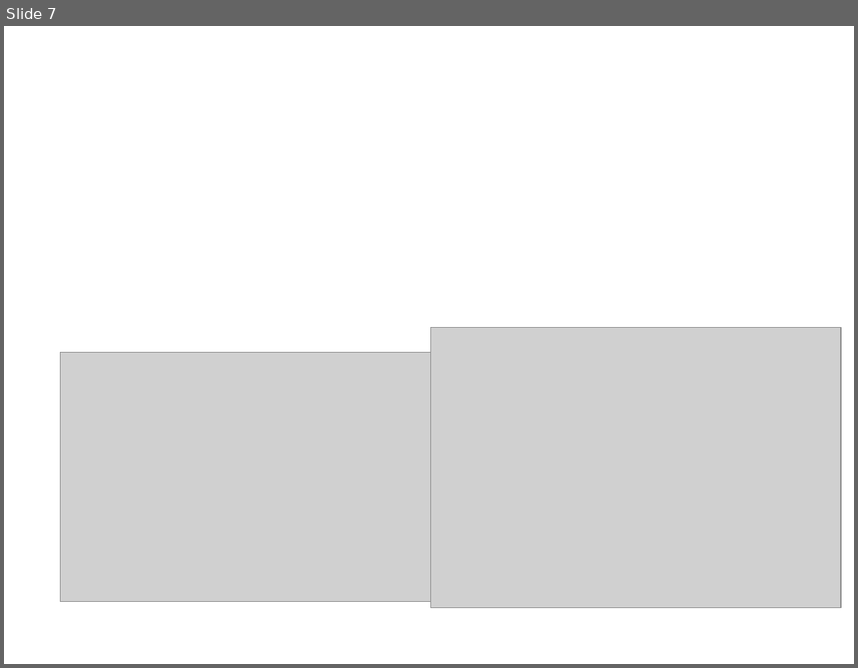
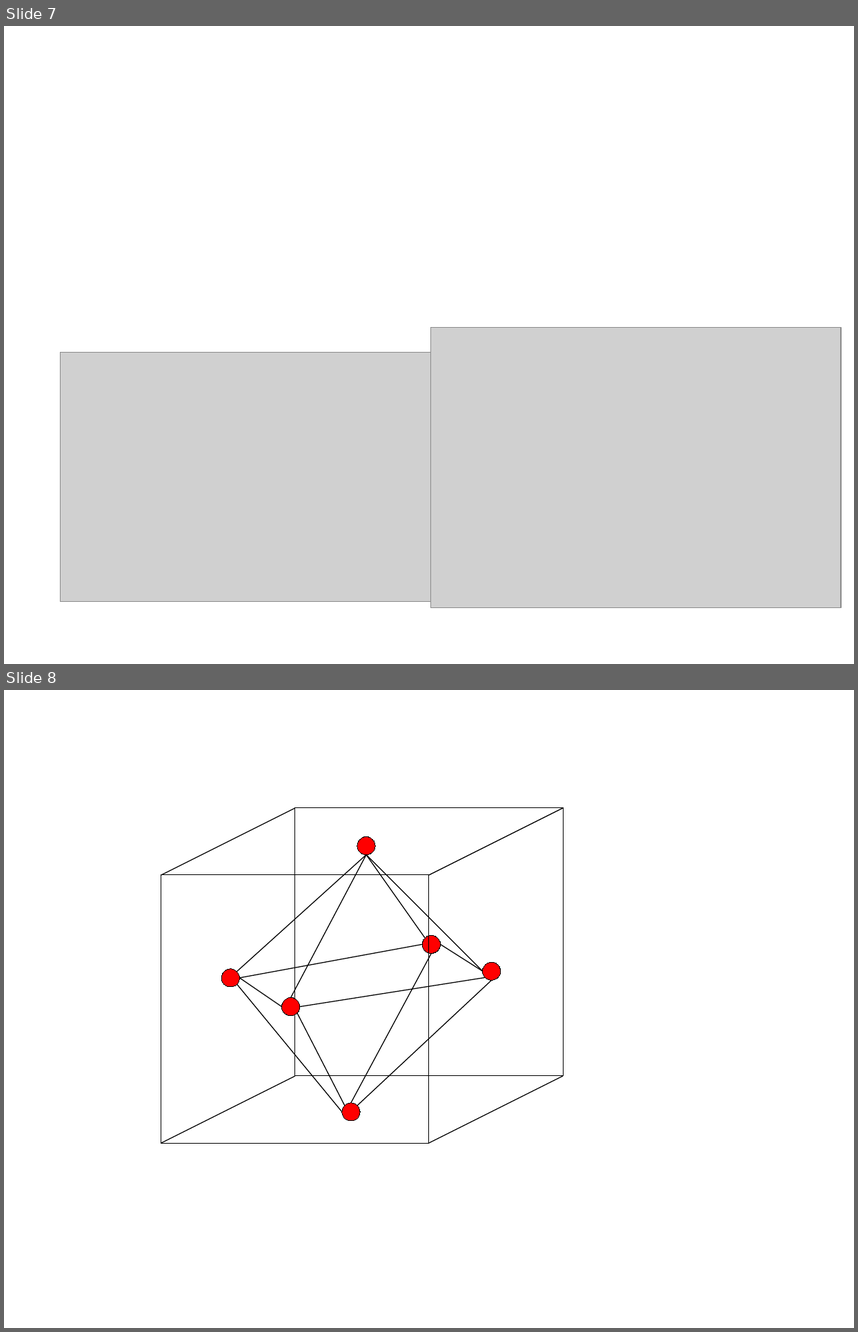
Before and after one commit to kaityo256/zenn-content, a slide deck: articles/legendre_dual/fig.pptx. Shown one above the other, each under a label of ours: slide 7 before the commit, slides 7 and 8 after it. The pictures are 858x668 and 858x1332 pixels, drawn with LibreOffice and Linux fonts; fonts in the diff are those of the drawing; grey boxes stand for pictures. Boxes give left, top, right and bottom in pixels: in the first picture for what was removed or moved away, otherwise in the second. Text is boxed around its words. In the diff, an @@ line names an element or a change of style, - is before the commit and + after.

```diff
--- a/articles/legendre_dual/fig.pptx
+++ b/articles/legendre_dual/fig.pptx
@@ slide 8 added at (x1=4, y1=690, x2=854, y2=1328), background #FFFFFF @@
@@ line added from (296, 808) to (161, 876), #000000 0.75 pt @@
@@ rectangle added at (x1=296, y1=808, x2=564, y2=1076), outline #000000 0.75 pt @@
@@ line added from (562, 808) to (429, 876), #000000 0.75 pt @@
@@ line added from (366, 855) to (237, 972), #000000 0.75 pt @@
@@ line added from (366, 855) to (290, 998), #000000 0.75 pt @@
@@ ellipse added at (x1=358, y1=836, x2=375, y2=854), fill #FF0000, outline #000000 0.75 pt @@
@@ line added from (366, 855) to (425, 938), #000000 0.75 pt @@
@@ line added from (366, 855) to (483, 972), #000000 0.75 pt @@
@@ rectangle added at (x1=161, y1=876, x2=429, y2=1143), outline #000000 0.75 pt @@
@@ ellipse added at (x1=422, y1=935, x2=440, y2=953), fill #FF0000, outline #000000 0.75 pt @@
@@ line added from (422, 944) to (239, 977), #000000 0.75 pt @@
@@ line added from (351, 1103) to (432, 954), #000000 0.75 pt @@
@@ line added from (440, 944) to (483, 972), #000000 0.75 pt @@
@@ ellipse added at (x1=221, y1=969, x2=239, y2=987), fill #FF0000, outline #000000 0.75 pt @@
@@ line added from (282, 1006) to (239, 977), #000000 0.75 pt @@
@@ line added from (485, 977) to (300, 1006), #000000 0.75 pt @@
@@ ellipse added at (x1=483, y1=962, x2=500, y2=980), fill #FF0000, outline #000000 0.75 pt @@
@@ line added from (342, 1112) to (237, 984), #000000 0.75 pt @@
@@ ellipse added at (x1=282, y1=998, x2=300, y2=1016), fill #FF0000, outline #000000 0.75 pt @@
@@ line added from (358, 1105) to (492, 980), #000000 0.75 pt @@
@@ line added from (297, 1013) to (345, 1105), #000000 0.75 pt @@
@@ line added from (296, 1076) to (161, 1142), #000000 0.75 pt @@
@@ line added from (562, 1076) to (429, 1142), #000000 0.75 pt @@
@@ ellipse added at (x1=342, y1=1103, x2=360, y2=1120), fill #FF0000, outline #000000 0.75 pt @@
```
Also in this commit, not shown: 2 other files.
